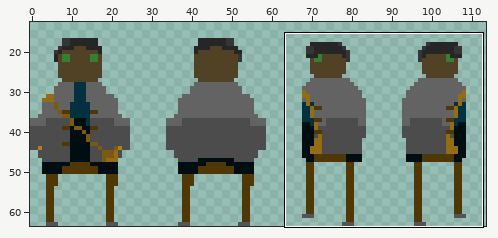
Sprite sheet: resources/PlayerSprites/PlayerPlaceHolderSpriteSheet.png. The first picture is a wide view before the edit; the outline marks the close-up.
Close-up. As it was:
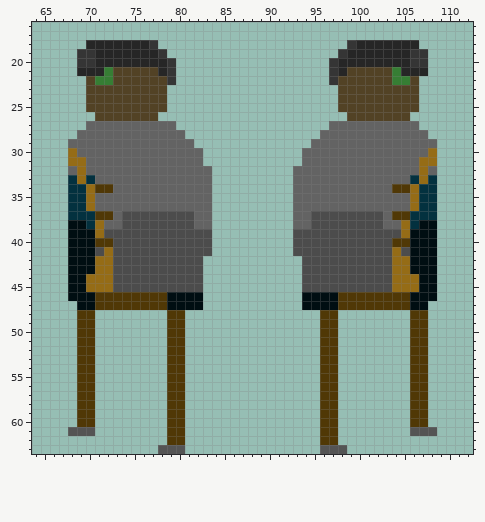
The file is 128x64 pixels. Shown: x 64..112, y 16..63. The wide view leaves out empty margins.
New version:
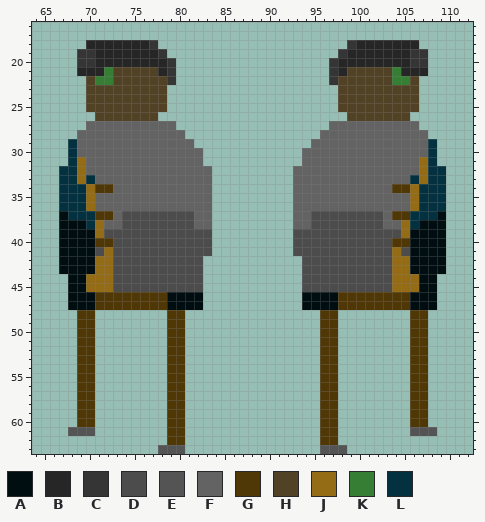
Palette (. is transparent): A #000e12  B #262626  C #353535  D #4c4c4c  E #545454  F #636363  G #503806  H #524225  J #956c16  K #367e34  L #03313f
Message: He is slightly more rotund
Change:
Changed rows in their new state; - is an unchanged pixel.
first column x 67:
29 -L---------------------------------------L-
30 -L---------------------------------------L-
31 -L---------------------------------------L-
32 LL---------------------------------------LL
33 L-----------------------------------------L
34 L-----------------------------------------L
35 L-----------------------------------------L
36 L-----------------------------------------L
37 A-----------------------------------------A
38 A-----------------------------------------A
39 A-----------------------------------------A
40 A-----------------------------------------A
41 A-----------------------------------------A
42 A-----------------------------------------A
43 A-----------------------------------------A
first column x 68:
47 A---------------------------------------A
Boxes around the changes in both close-ups, in picture pixels (x1, y1, x2, y2):
changed: (59, 139, 77, 310)
changed: (428, 139, 446, 310)
